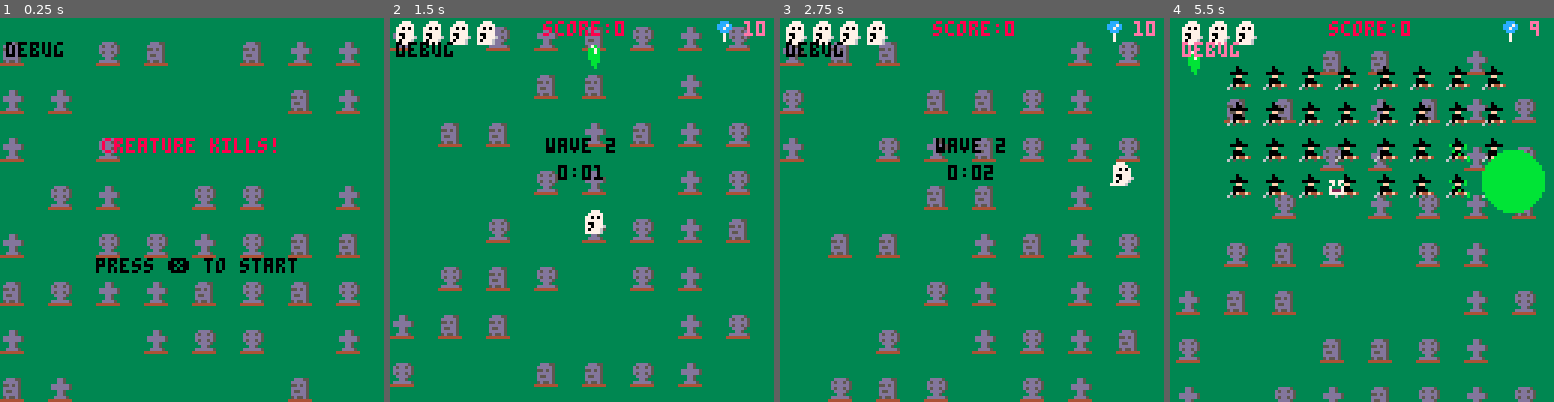
Above: before the commit, frames 1-4 (left to right).
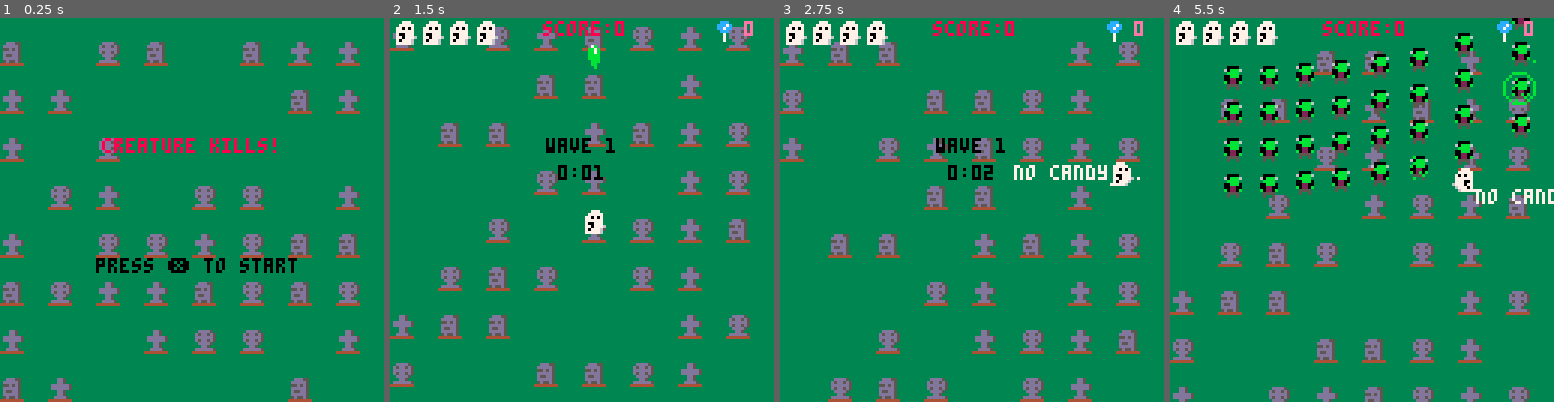
Above: after the commit, the same moments.

Repository: st0k3r/specter_deflector
Game: PICO-8 cartridge specter_deflector.p8
Two runs of this game, one before a commit and one after it. Both use one fixed random seed, a clock stepped at 60 frames per second and the inputs below.
Inputs:
- Up to frame 1 (0.25 s): no input
- Up to frame 2 (1.5 s): tap X (X key) at 0.33, 1.07 s; tap O (Z key) at 0.7 s
- Up to frame 3 (2.75 s): hold Right 1.6-2.1 s; tap O (Z key) at 1.7, 2.1, 2.5 s; tap X (X key) at 1.85 s; hold Up 2.15-2.42 s; hold Right from 2.47 s (still down)
- Up to frame 4 (5.5 s): tap O (Z key) every 0.4 s from 2.9 to 5.3 s; tap X (X key) at 2.97, 4.08, 5.2 s; release Right at 3.03 s; hold Left 3.08-3.58 s; hold Down 3.63-3.97 s; hold Right 4.02-4.68 s; hold Up 4.73-5.03 s; hold Left from 5.08 s (still down)

The runs differ from the first frame. In frame 1, 0.3% of the frame differs, in the area x 1-17%, y 6-11%; in frame 2, 0.5%; in frame 3, 0.9%; in frame 4, 22%, in the area x 0-100%, y 0-100%.

Commit message:
Remove debug stuff

Diff:
--- a/main.lua
+++ b/main.lua
@@ -63,7 +63,7 @@
 		draw_win()
 	end
 
-	print(debug, 2,8)
+	--print(debug, 2,8)
 end
 
 --update functions
@@ -825,7 +825,7 @@
 
 	music(-1)
 	music(6)
-	wave=1
+	wave=0
 	timer_frames=0
 	timer_seconds=0
 	timer_minutes=0
@@ -847,7 +847,7 @@
  	score=0
  	max_lives=4
  	lives=4
- 	bombs=10
+ 	bombs=0
 
  	bombs_sprites={52,53,54}
  	bombs_sprite=rnd(bombs_sprites)
